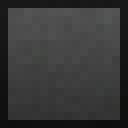
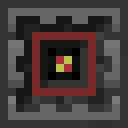
The second 128 x 128 image is a revision of the first. Changes to its layers:
hid group "effects" (14 layers) over left=0, top=0, right=128, bottom=128
hid "gradient Kopie" over left=0, top=0, right=128, bottom=128
added group "mcu" with 5 layers above "raid" over left=0, top=0, right=128, bottom=128
added layer "side" (1st of 18, in "mcu") in group "mcu" over left=0, top=0, right=128, bottom=128
hid group "disk drive" (5 layers) over left=0, top=0, right=128, bottom=128
hid "generic_top" over left=0, top=0, right=128, bottom=128
